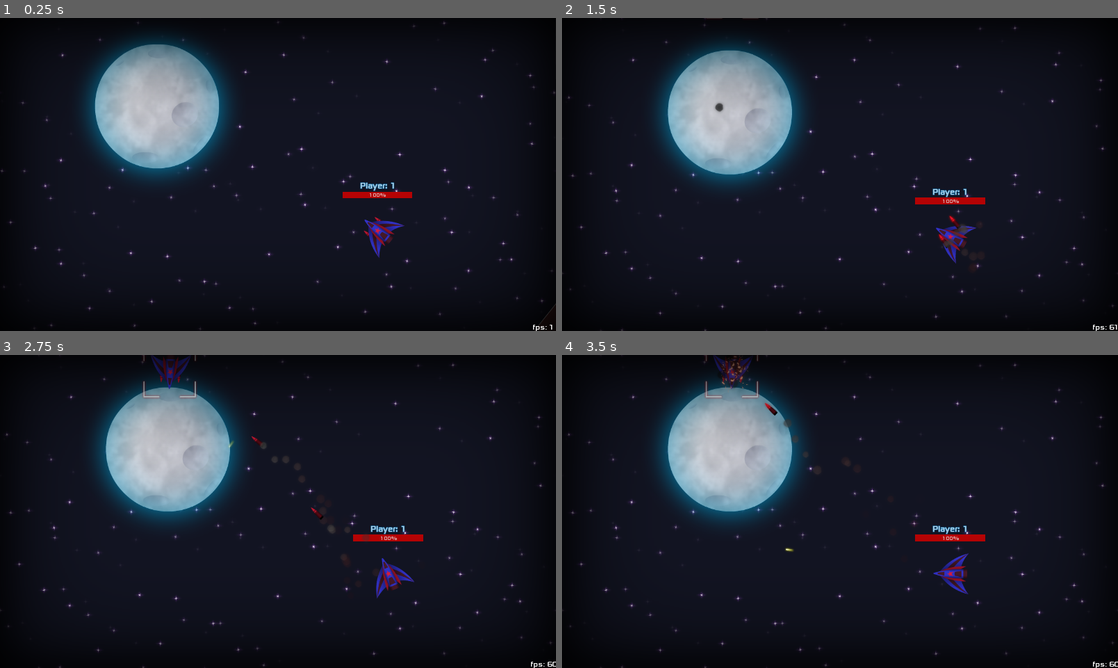
Above: before the commit, frames 1-4 (two rows, left to right).
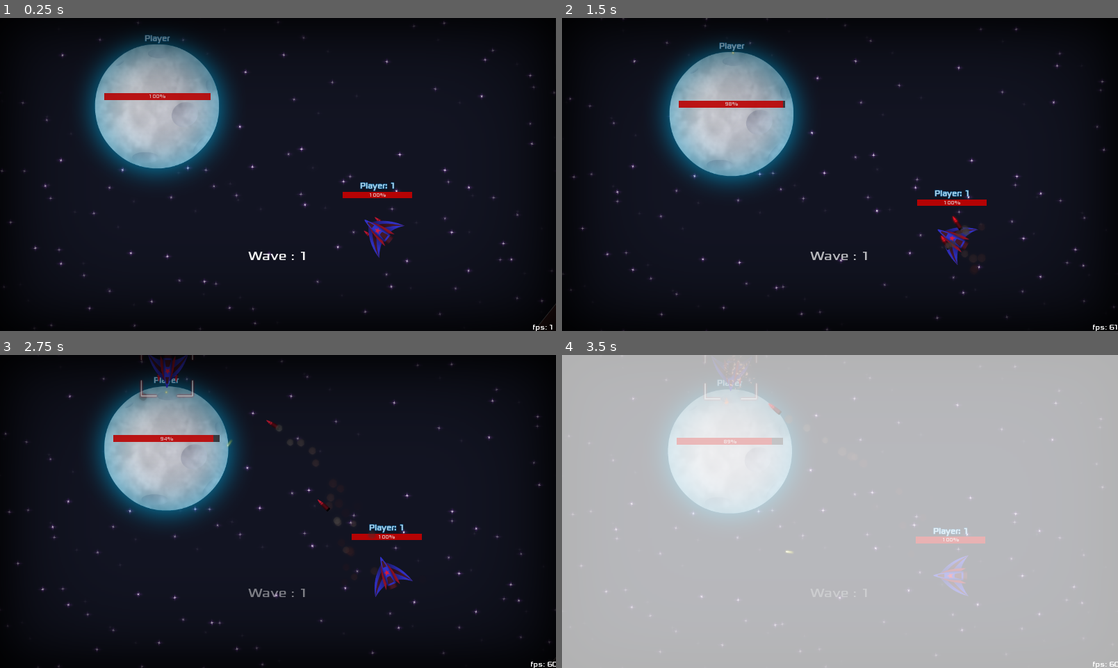
Above: after the commit, the same moments.

Repository: Najim-SD/Moon-Guardian
Game: Godot game, scene res://Scenes/Game.tscn
Two runs of this game, one before a commit and one after it. Both use one fixed random seed, a clock stepped at 60 frames per second and the inputs below. This scene is started directly instead of the project's main scene.
Inputs (mouse positions are in pixels of both pictures, inside the frame that each line leads up to):
- Up to frame 1 (0.25 s): no input
- Up to frame 2 (1.5 s): move the mouse to (962, 158) at 0.52 s; right-click (962, 158) at 0.6 s; tap Space (launch) at 0.8, 1.35 s; move the mouse to (728, 190) at 1.27 s
- Up to frame 3 (2.75 s): right-click (166, 527) at 1.55 s; move the mouse to (333, 442) at 2.02 s; right-click (333, 442) at 2.1 s; tap Space (launch) at 2.3 s
- Up to frame 4 (3.5 s): move the mouse to (812, 574) at 2.77 s; tap Space (launch) at 2.85 s; right-click (812, 574) at 3.05 s

The runs differ from the first frame. In frame 1, 0.6% of the frame differs, in the area x 18-55%, y 5-78%; in frame 2, 2.1%; in frame 3, 2.6%; in frame 4, 100%, in the area x 0-100%, y 0-100%.

Commit message:
loss screen (replay) and HP upgrade

Diff:
--- a/Scenes/1V1 Level.tscn
+++ b/Scenes/1V1 Level.tscn
@@ -1,10 +1,16 @@
-[gd_scene load_steps=6 format=2]
+[gd_scene load_steps=9 format=2]
 
 [ext_resource path="res://Scenes/MultiCam.tscn" type="PackedScene" id=1]
 [ext_resource path="res://Scenes/Parallax.tscn" type="PackedScene" id=2]
 [ext_resource path="res://Scenes/Spaceship.tscn" type="PackedScene" id=3]
 [ext_resource path="res://Scenes/LevelBoundary.tscn" type="PackedScene" id=4]
 [ext_resource path="res://Scripts/Level.gd" type="Script" id=5]
+[ext_resource path="res://Art/Fonts/Xolonium-Regular.ttf" type="DynamicFontData" id=6]
+[ext_resource path="res://Art/Fx/ScreenFX.png" type="Texture" id=7]
+
+[sub_resource type="DynamicFont" id=1]
+size = 30
+font_data = ExtResource( 6 )
 
 [node name="1V1 Level" type="Node2D"]
 script = ExtResource( 5 )
@@ -34,3 +40,36 @@
 collision_mask = 3
 
 [node name="LevelAudioPlayer" type="AudioStreamPlayer" parent="."]
+
+[node name="CanvasLayer" type="CanvasLayer" parent="."]
+
+[node name="ScrFX" type="TextureRect" parent="CanvasLayer"]
+anchor_left = 0.5
+anchor_top = 0.5
+anchor_right = 0.5
+anchor_bottom = 0.5
+margin_left = -640.0
+margin_top = -360.0
+margin_right = 640.0
+margin_bottom = 360.0
+texture = ExtResource( 7 )
+__meta__ = {
+"_edit_lock_": true,
+"_edit_use_anchors_": false
+}
+
+[node name="Label" type="Label" parent="CanvasLayer"]
+anchor_left = 0.5
+anchor_top = 0.5
+anchor_right = 0.5
+anchor_bottom = 0.5
+margin_left = -298.675
+margin_top = -308.521
+margin_right = 327.325
+margin_bottom = -273.521
+custom_fonts/font = SubResource( 1 )
+text = "Use two Controllers"
+align = 1
+__meta__ = {
+"_edit_use_anchors_": false
+}
--- a/Scenes/Game.tscn
+++ b/Scenes/Game.tscn
@@ -6,6 +6,16 @@
 [ext_resource path="res://Scripts/Game.gd" type="Script" id=4]
 [ext_resource path="res://Scenes/Parallax.tscn" type="PackedScene" id=5]
 [ext_resource path="res://Art/Arena.png" type="Texture" id=6]
+[ext_resource path="res://Art/Fonts/Xolonium-Regular.ttf" type="DynamicFontData" id=7]
+[ext_resource path="res://Art/Fx/ScreenFX.png" type="Texture" id=8]
+
+[sub_resource type="DynamicFont" id=1]
+size = 30
+font_data = ExtResource( 7 )
+
+[sub_resource type="DynamicFont" id=2]
+size = 18
+font_data = ExtResource( 7 )
 
 [node name="Game" type="Node2D"]
 script = ExtResource( 4 )
@@ -19,6 +29,53 @@
 drag_margin_right = 0.0
 drag_margin_bottom = 0.0
 targets = [ "Spaceship", "Moonship" ]
+
+[node name="CanvasLayer" type="CanvasLayer" parent="."]
+
+[node name="ScrFX" type="TextureRect" parent="CanvasLayer"]
+anchor_left = 0.5
+anchor_top = 0.5
+anchor_right = 0.5
+anchor_bottom = 0.5
+margin_left = -640.0
+margin_top = -360.0
+margin_right = 640.0
+margin_bottom = 360.0
+texture = ExtResource( 8 )
+__meta__ = {
+"_edit_lock_": true,
+"_edit_use_anchors_": false
+}
+
+[node name="Label" type="Label" parent="CanvasLayer"]
+anchor_left = 0.5
+anchor_top = 0.5
+anchor_right = 0.5
+anchor_bottom = 0.5
+margin_left = -313.0
+margin_top = 170.0
+margin_right = 313.0
+margin_bottom = 205.0
+custom_fonts/font = SubResource( 1 )
+text = "You Couldn't Survive"
+align = 1
+__meta__ = {
+"_edit_use_anchors_": false
+}
+
+[node name="start" type="Button" parent="CanvasLayer"]
+visible = false
+anchor_left = 0.5
+anchor_right = 0.5
+margin_left = -89.8811
+margin_top = 576.692
+margin_right = 95.1189
+margin_bottom = 604.692
+custom_fonts/font = SubResource( 2 )
+text = "Play Again"
+__meta__ = {
+"_edit_use_anchors_": false
+}
 
 [node name="LevelAudioPlayer" type="AudioStreamPlayer" parent="."]
 
@@ -42,7 +99,10 @@
 [node name="Spaceship" parent="." instance=ExtResource( 3 )]
 position = Vector2( 509.14, 287.02 )
 collision_layer = 3
+health = 300.0
+maxHealth = 300.0
 useJoyStick = false
 
 [node name="spawn" type="Position2D" parent="."]
 position = Vector2( -0.475739, -769.842 )
+[connection signal="button_up" from="CanvasLayer/start" to="." method="_on_start_button_up"]
--- /dev/null
+++ b/Scenes/HPCan.tscn
@@ -0,0 +1,17 @@
+[gd_scene load_steps=4 format=2]
+
+[ext_resource path="res://Art/HP Can.png" type="Texture" id=1]
+[ext_resource path="res://Scripts/HPCan.gd" type="Script" id=2]
+
+[sub_resource type="CircleShape2D" id=1]
+radius = 20.9083
+
+[node name="Area2D" type="Area2D"]
+script = ExtResource( 2 )
+
+[node name="Sprite" type="Sprite" parent="."]
+texture = ExtResource( 1 )
+
+[node name="CollisionShape2D" type="CollisionShape2D" parent="."]
+shape = SubResource( 1 )
+[connection signal="body_entered" from="." to="." method="_on_Area2D_body_entered"]
--- a/Scenes/Main Menu.tscn
+++ b/Scenes/Main Menu.tscn
@@ -6,7 +6,7 @@
 [ext_resource path="res://Art/Fonts/Xolonium-Regular.ttf" type="DynamicFontData" id=5]
 
 [sub_resource type="DynamicFont" id=1]
-size = 20
+size = 30
 font_data = ExtResource( 5 )
 
 [sub_resource type="DynamicFont" id=2]
--- a/Scenes/Moonship.tscn
+++ b/Scenes/Moonship.tscn
@@ -1,7 +1,10 @@
-[gd_scene load_steps=5 format=2]
+[gd_scene load_steps=12 format=2]
 
 [ext_resource path="res://Art/Moon.png" type="Texture" id=1]
 [ext_resource path="res://Scripts/Moon.gd" type="Script" id=2]
+[ext_resource path="res://Art/Fonts/Xolonium-Regular.ttf" type="DynamicFontData" id=3]
+[ext_resource path="res://Art/Lock.png" type="Texture" id=4]
+[ext_resource path="res://Sounds/Laser_Shoot.wav" type="AudioStream" id=5]
 
 [sub_resource type="SpriteFrames" id=1]
 animations = [ {
@@ -14,6 +17,22 @@
 [sub_resource type="CircleShape2D" id=2]
 radius = 140.25
 
+[sub_resource type="DynamicFont" id=6]
+size = 18
+outline_size = 1
+outline_color = Color( 0.113725, 0.678431, 1, 1 )
+font_data = ExtResource( 3 )
+
+[sub_resource type="StyleBoxFlat" id=7]
+bg_color = Color( 1, 0, 0, 1 )
+
+[sub_resource type="StyleBoxFlat" id=8]
+bg_color = Color( 0.0820313, 0.0240326, 0.0240326, 1 )
+
+[sub_resource type="DynamicFont" id=9]
+size = 12
+font_data = ExtResource( 3 )
+
 [node name="Moonship" type="RigidBody2D"]
 script = ExtResource( 2 )
 
@@ -25,3 +44,60 @@
 [node name="CollisionShape2D" type="CollisionShape2D" parent="."]
 visible = false
 shape = SubResource( 2 )
+
+[node name="UI" type="Node2D" parent="."]
+modulate = Color( 1, 1, 1, 0.686275 )
+
+[node name="Lock" type="TextureRect" parent="UI"]
+visible = false
+anchor_left = 0.5
+anchor_top = 0.5
+anchor_right = 0.5
+anchor_bottom = 0.5
+margin_left = -69.0
+margin_top = -69.0
+margin_right = 69.0
+margin_bottom = 69.0
+texture = ExtResource( 4 )
+__meta__ = {
+"_edit_use_anchors_": false
+}
+
+[node name="Label" type="Label" parent="UI"]
+anchor_left = 0.5
+anchor_top = 0.5
+anchor_right = 0.5
+anchor_bottom = 0.5
+margin_left = -61.0562
+margin_top = -167.737
+margin_right = 62.9438
+margin_bottom = -144.737
+grow_horizontal = 2
+custom_fonts/font = SubResource( 6 )
+text = "Player"
+align = 1
+__meta__ = {
+"_edit_use_anchors_": false
+}
+
+[node name="ProgressBar" type="ProgressBar" parent="UI"]
+anchor_left = 0.5
+anchor_top = 0.5
+anchor_right = 0.5
+anchor_bottom = 0.5
+margin_left = -121.381
+margin_top = -30.0
+margin_right = 123.619
+margin_bottom = -14.0
+custom_styles/fg = SubResource( 7 )
+custom_styles/bg = SubResource( 8 )
+custom_fonts/font = SubResource( 9 )
+value = 24.0
+allow_greater = true
+__meta__ = {
+"_edit_use_anchors_": false
+}
+
+[node name="AudioStreamPlayer2D" type="AudioStreamPlayer2D" parent="."]
+stream = ExtResource( 5 )
+volume_db = -20.0
--- a/Scenes/MultiCam.tscn
+++ b/Scenes/MultiCam.tscn
@@ -1,7 +1,6 @@
-[gd_scene load_steps=10 format=2]
+[gd_scene load_steps=9 format=2]
 
 [ext_resource path="res://Scripts/Camera2D.gd" type="Script" id=1]
-[ext_resource path="res://Art/Fx/ScreenFX.png" type="Texture" id=2]
 [ext_resource path="res://Scenes/FPS_Label.tscn" type="PackedScene" id=3]
 [ext_resource path="res://Art/Fx/WhiteScreenFX/WhiteScreenFX0001.png" type="Texture" id=4]
 [ext_resource path="res://Art/Fx/WhiteScreenFX/WhiteScreenFX0005.png" type="Texture" id=5]
@@ -33,21 +32,6 @@
 [node name="HUD" type="CanvasLayer" parent="."]
 layer = 2
 
-[node name="ScrFX" type="TextureRect" parent="HUD"]
-anchor_left = 0.5
-anchor_top = 0.5
-anchor_right = 0.5
-anchor_bottom = 0.5
-margin_left = -640.0
-margin_top = -360.0
-margin_right = 640.0
-margin_bottom = 360.0
-texture = ExtResource( 2 )
-__meta__ = {
-"_edit_lock_": true,
-"_edit_use_anchors_": false
-}
-
 [node name="FPS" parent="HUD" instance=ExtResource( 3 )]
 anchor_left = 1.0
 anchor_right = 1.0
--- a/Scenes/Spaceship.tscn
+++ b/Scenes/Spaceship.tscn
@@ -134,7 +134,6 @@
 rotation = 1.5708
 frames = SubResource( 1 )
 animation = "jetFlame"
-frame = 3
 playing = true
 
 [node name="Missile1" parent="." instance=ExtResource( 19 )]
--- a/Scripts/Game.gd
+++ b/Scripts/Game.gd
@@ -2,15 +2,30 @@
 
 export var maxWaves = 10
 var currentWave = 0
+var fadeMax:float = 60 * 5
+var fadeCounter:float = fadeMax
 
 var spaceshipScene = preload("res://Scenes/Spaceship.tscn")
 var enemies = []
 
+var ship = null
+var moon = null
+
 func _ready():
 	startWave()
+	ship = find_node("Spaceship")
+	moon = find_node("Moonship")
 	pass
 
 func _process(delta):
+	fadeCounter = max(fadeCounter -1, 0)
+	$CanvasLayer/Label.modulate.a = fadeCounter/fadeMax
+	if ship == null or moon == null:
+		$CanvasLayer/Label.text = "You Survived " + str(currentWave) + " Waves!"
+		$CanvasLayer/Label.modulate.a = 1
+		$CanvasLayer/Label.visible = true
+		$CanvasLayer/start.visible = true
+		return
 	var done = true
 	for e in enemies:
 		if e != null:
@@ -20,7 +35,14 @@
 		startWave()
 	pass
 
+func showMSG():
+	$CanvasLayer/Label.visible = true
+	$CanvasLayer/Label.text = "Wave : " + str(currentWave + 1)
+	fadeCounter = fadeMax
+	pass
+
 func startWave():
+	showMSG()
 	enemies.clear()
 	currentWave += 1
 	for i in range(currentWave):
@@ -34,6 +56,8 @@
 		eShip.controlDevice = 3
 		eShip.maxHealth = 50
 		eShip.health = 50
+		eShip.maxSpeed = 250.0
+		eShip.fireRate = 60 * 0.3
 		eShip.isBot = true
 		var ls = ["Spaceship", "Moonship"]
 		eShip.target = find_node(ls[randi()%2])
@@ -41,3 +65,8 @@
 		enemies.append(eShip)
 		pass
 	pass
+
+
+func _on_start_button_up():
+	get_tree().change_scene("res://Scenes/Game.tscn")
+	pass # Replace with function body.
--- /dev/null
+++ b/Scripts/HPCan.gd
@@ -0,0 +1,11 @@
+extends Area2D
+
+func _ready():
+	pass
+
+func _on_Area2D_body_entered(body):
+	if body.name == "Spaceship":
+		body.health += int(rand_range(30, 60))
+		body.get_parent().find_node("Moonship").health += int(rand_range(30, 60)) * 3
+		queue_free()
+	pass # Replace with function body.
--- a/Scripts/LaserShot.gd
+++ b/Scripts/LaserShot.gd
@@ -27,4 +27,6 @@
 	if not (("ship" in body.name or "Laser" in body) and body.team == team):
 		$AnimatedSprite.play("laserImpact")
 		$AnimatedSprite.offset.y = -9
+		if body.name == "Moonship":
+			body.takeDamage(5)
 	pass # Replace with function body.
--- a/Scripts/Moon.gd
+++ b/Scripts/Moon.gd
@@ -1,17 +1,60 @@
 extends RigidBody2D
 
 export var team = "player"
-export var health:float = 100
-export var maxHealth:float = 100
+export var health:float = 1000
+export var maxHealth:float = 1000
 
 var cam = null
 var ship = null
 
+var hitSound = preload("res://Sounds/Hit.wav")
+var laserSound = preload("res://Sounds/Laser_Shoot.wav")
+var explosionSound = preload("res://Sounds/Explosion.wav")
+
 func _ready():
 	cam = get_parent().find_node("MultiCam")
 	ship = get_parent().find_node("Spaceship")
+	$UI/ProgressBar.min_value = 0
+	$UI/ProgressBar.max_value = maxHealth
+	$UI/ProgressBar.value = health
 	pass
 
 func _physics_process(delta):
+	$UI/ProgressBar.value = health
+	pass
 
+func lockON(lock:bool):
+	$UI/Lock.visible = lock
 	pass
+
+
+func takeDamage(dmg:int):
+	if health <= 0: return
+	health -= dmg
+	cam.shakeCam(12, Vector2(-4,4))
+	$AudioStreamPlayer2D.stream = hitSound
+	$AudioStreamPlayer2D.volume_db = -20
+	$AudioStreamPlayer2D.pitch_scale = rand_range(0.60,1)
+	$AudioStreamPlayer2D.play()
+	checkDeath()
+	pass
+
+func checkDeath():
+	if health <= 0:
+		for t in cam.targets:
+			if t == name:
+				cam.targets.erase(t)
+				break
+		kill()
+	pass
+
+func kill():
+	cam.shakeCam(60, Vector2(-10,10))
+	var audio = get_parent().find_node("LevelAudioPlayer")
+	audio.stream = explosionSound
+	audio.volume_db = -20
+	audio.pitch_scale = rand_range(0.60,1)
+	audio.play()
+	cam.playFX("WhiteScreenFX")
+	queue_free()
+	pass
--- a/Scripts/Spaceship.gd
+++ b/Scripts/Spaceship.gd
@@ -17,6 +17,7 @@
 var missilesAvailable = 2
 var bulletScene = preload("res://Scenes/LaserShot.tscn")
 var missileScene = preload("res://Scenes/Missile.tscn")
+var HPCanScene = preload("res://Scenes/HPCan.tscn")
 var cam = null
 var locks = []
 
@@ -63,15 +64,13 @@
 		botMovement()
 	else:
 		playerMovement()
+
+
 	# SHOOTING ---------------------------------------
-	fireCounter = max(fireCounter-1,0)
-
-	if isPressed("fire") and fireCounter == 0:
-		fireCounter = fireRate
-		fire()
-
-	if isJustPressed("launch") and missilesAvailable > 0:
-		launchMissile()
+	if isBot:
+		botShooting()
+	else:
+		playerShooting()
 
 	# Smoke Particles ----------------------------------------
 	var cv:float = (health/maxHealth)
@@ -126,26 +125,51 @@
 
 func botMovement():
 	var isMoving = false
-	if chaseType == 2:
-		isMoving = true
-	elif chaseType == 1:
+	if chaseType == 0 or chaseType == 1:
+		if chaseType == 1:
+			isMoving = true
 		chaseCounter -= 1
-		isMoving = true
 		if chaseCounter == 0:
 			chaseCounter = chaseMax
 			chaseType = randi() % 2
-
-	if isMoving:
+	elif chaseType == 2:
+		isMoving = true
+
+
+	if target != null:
 		var nd:Vector2 = (target.global_position - global_position).normalized()
 		direction = vectorLerp(direction, nd, 0.1)
 		rotation = direction.angle()
 
-		power = min(accelration/2 + power, maxSpeed)
-		velocity = vectorLerp(velocity, (direction * power), 0.1)
-		if (chaseType == 1 and chaseCounter == chaseMax - 1) or (chaseType == 2 and not $JetFlame.visible):
-			$JetFlame.play("flameStart")
-			$JetFlame.speed_scale = 1
-			$JetFlame.show()
+		if isMoving and getDist(global_position, target.global_position) >= 200:
+			power = min(accelration/2 + power, maxSpeed)
+			velocity = vectorLerp(velocity, (direction * power), 0.1)
+			if (chaseType == 1 and chaseCounter == chaseMax - 1) or (chaseType == 2 and not $JetFlame.visible):
+				$JetFlame.play("flameStart")
+				$JetFlame.speed_scale = 1
+				$JetFlame.show()
+
+func botShooting():
+	fireCounter = max(fireCounter-1,0)
+	if fireCounter == 0:
+		fireCounter = fireRate
+		fire()
+	if missilesAvailable > 0:
+		if missilesAvailable == 2 and health/maxHealth < 0.6:
+			launchMissile()
+		elif missilesAvailable == 1 and health/maxHealth < 0.2:
+			launchMissile()
+	pass
+
+func playerShooting():
+	fireCounter = max(fireCounter-1,0)
+	if isPressed("fire") and fireCounter == 0:
+		fireCounter = fireRate
+		fire()
+
+	if isJustPressed("launch") and missilesAvailable > 0:
+		launchMissile()
+	pass
 
 func isPressed(key:String):
 	if useJoyStick == false:
@@ -260,6 +284,11 @@
 
 func _on_AnimatedSprite_animation_finished():
 	if $AnimatedSprite.animation == "explosion":
+		if randf() < 0.6:
+			var hp = HPCanScene.instance()
+			hp.global_position = global_position
+			get_parent().call_deferred("add_child", hp)
+			pass
 		queue_free()
 	pass # Replace with function body.
 
Binary file added: Art/HP Can.png
Not shown, added: Art/HP Can.png.import
Not shown: 1 places in Scenes/Game.tscn that only renumber resources
